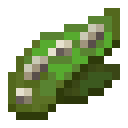
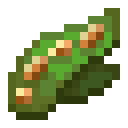
Layer changes from the first 128px x 128px image to the second:
added layer "mangrove_propagule copy 2" above "Hue/Saturation 1 copy 2" over (16, 24, 104, 104)
hid "mangrove_propagule" (2nd of 2) over (16, 24, 104, 104)
